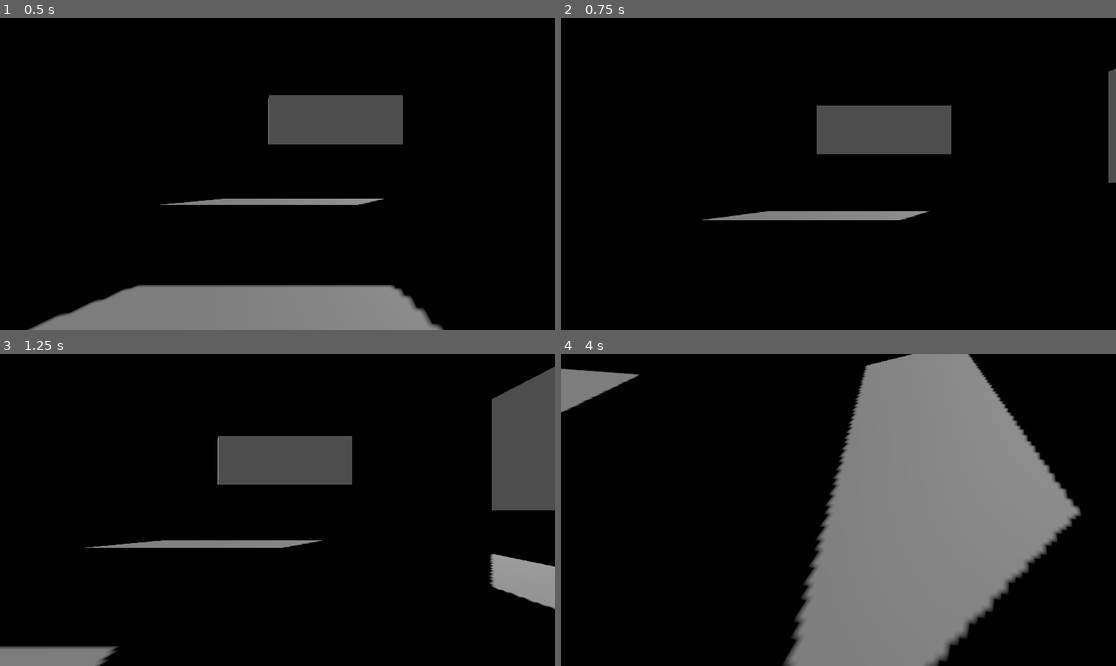
Above: before the commit, frames 1-4 (two rows, left to right).
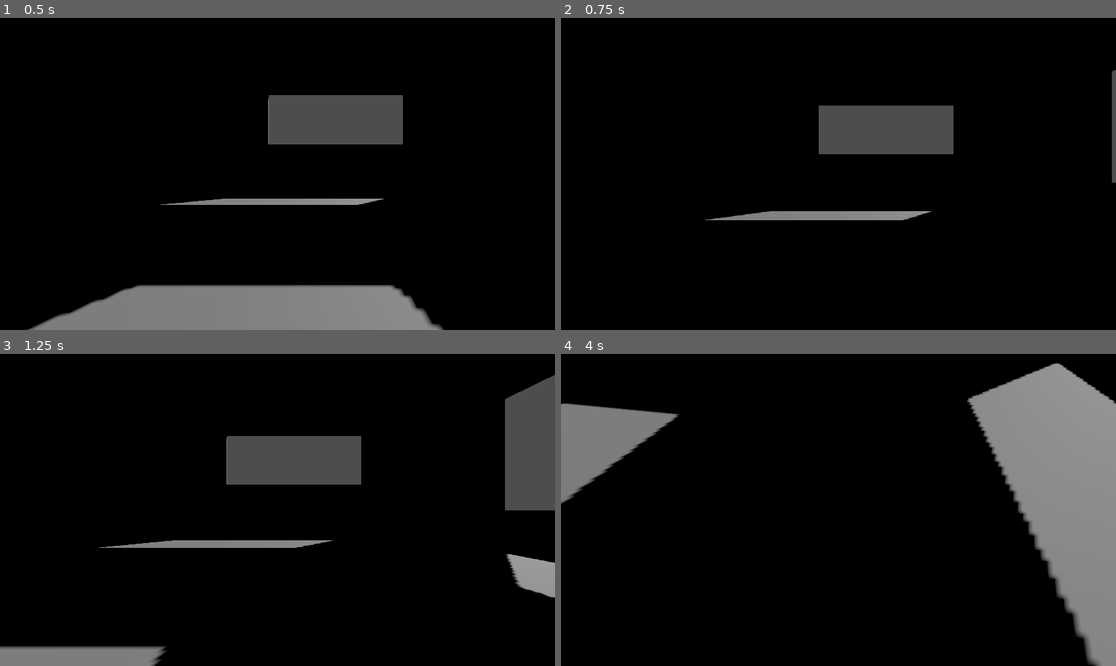
Above: after the commit, the same moments.

Repository: EMOLACRIA/Physics-based-character-movement
Game: Godot game, scene res://Scene/node_3d.tscn
The game is run twice, just before and just after one commit, with the same random seed, the same clock (stepped at 60 frames per second) and the same inputs. The engine's default icon, where the game draws it, is replaced by a stand-in: a white triangle on a blue panel in a dark square.
Inputs (mouse positions are in pixels of both pictures, inside the frame that each line leads up to):
- Up to frame 1 (0.5 s): no input
- Up to frame 2 (0.75 s): move the mouse to (960, 158) at 0.52 s; hold D (right) from 0.53 s (still down); tap Space (jump) at 0.6 s
- Up to frame 3 (1.25 s): keep holding D (right); tap Space (jump) at 0.77, 1.07 s
- Up to frame 4 (4 s): move the mouse to (727, 525) at 1.27 s; release D (right) at 1.28 s; hold S (back) 1.28-2.03 s; tap E (Interact) at 1.35, 3.6 s; tap Space (jump) at 1.52, 1.55, 1.82, 2.3, 2.85, 3.02, 3.32, 3.77, 3.8 s; move the mouse to (894, 441) at 2.02 s; press the mouse at (894, 441) at 2.03 s; hold D (right) 2.03-2.78 s; move the mouse to (832, 516) at 2.77 s; release the mouse at (832, 516) at 2.78 s; hold W (forward) from 2.78 s (still down); move the mouse to (877, 513) at 3.52 s

Frame 1 is identical in both runs. In frame 2, 0.4% of the frame differs, in the area x 25-100%, y 16-65%; in frame 3, 3.2%; in frame 4, 46%, in the area x 0-100%, y 0-100%.

Commit message:
Mechanic 10 - Coyote Time

Diff:
--- a/Scripts/character_body_3d.gd
+++ b/Scripts/character_body_3d.gd
@@ -4,18 +4,20 @@
 @export var ground_accelerate: float = 10.0
 @export var look_sensitivity: float = 0.006
 @export var stop_speed: float = 0.1
-@export var ground_friction: float = 6.0
+@export var ground_friction: float = 12.0
 @export var gravity: float = 20.3
 @export var jump_height: float = 1.14
 @export var max_air_speed: float = 2.0
 @export var air_accelerate: float = 40.0
 @export var air_control: float = 0.45
+@export var coyote_time: float = 0.1
 
 
 @onready var cast = %SeeCast
 @onready var interacttxt = %Intertact
 var just_landed: bool = false
 var was_on_floor: bool = false
+var coyote_time_left: float = 0.0
 
 
 func _unhandled_input(event):
@@ -33,7 +35,10 @@
 	# Fare görünmezken kamerayı kontrol etmeni sağlar ve belli açılarda clamp'ler
 
 func _physics_process(delta: float) -> void:
-
+	if is_on_floor():
+		coyote_time_left = coyote_time
+	else:
+		coyote_time_left = maxf(coyote_time_left - delta, 0.0)
 
 	#------------------------------------------------
 
@@ -143,9 +148,11 @@
 	# Kapsülün zıplarken kazanması gereken velocity'i hesaplar.
 
 func process_jump() -> void:
-	if is_on_floor() and Input.is_action_just_pressed("jump"):
+	if coyote_time_left > 0.0 and Input.is_action_just_pressed("jump"):
 		velocity.y = get_jump_velocity()
+		coyote_time_left = 0.0
 	# "jump" input'u alındığında kapsüle y ekseninde hesaplanan velocity'i verir
+
 
 func process_air_movement(delta: float) -> void:
 	var wish_dir = get_wish_direction()
